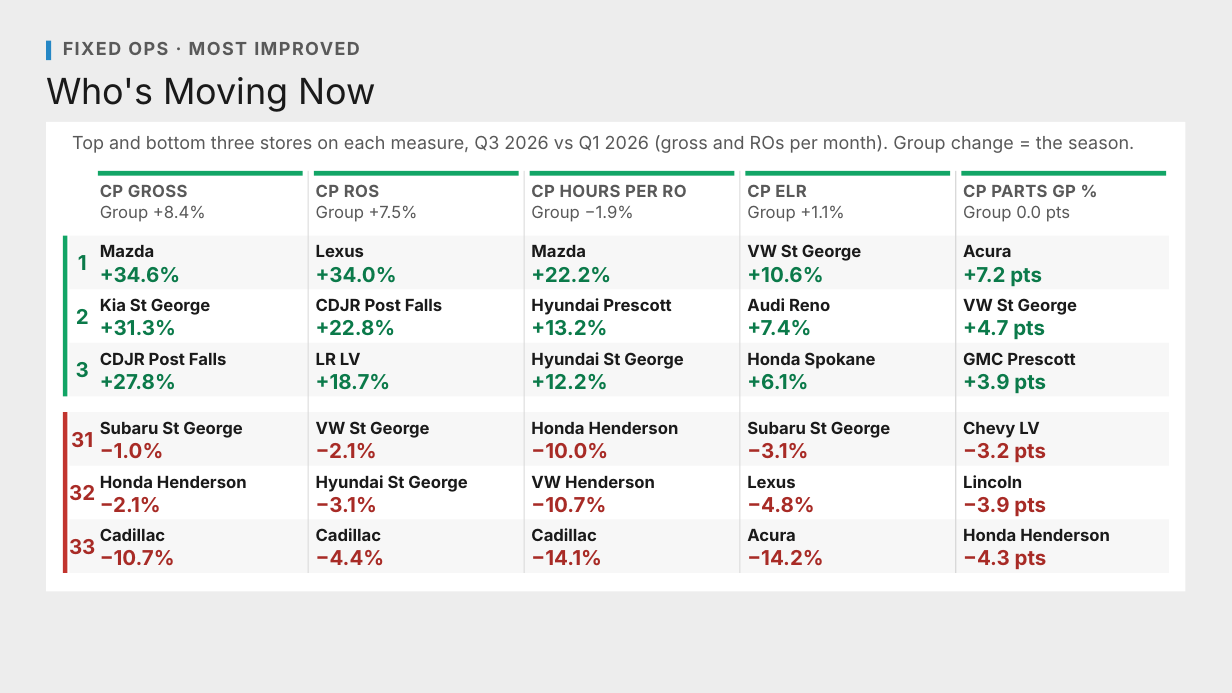
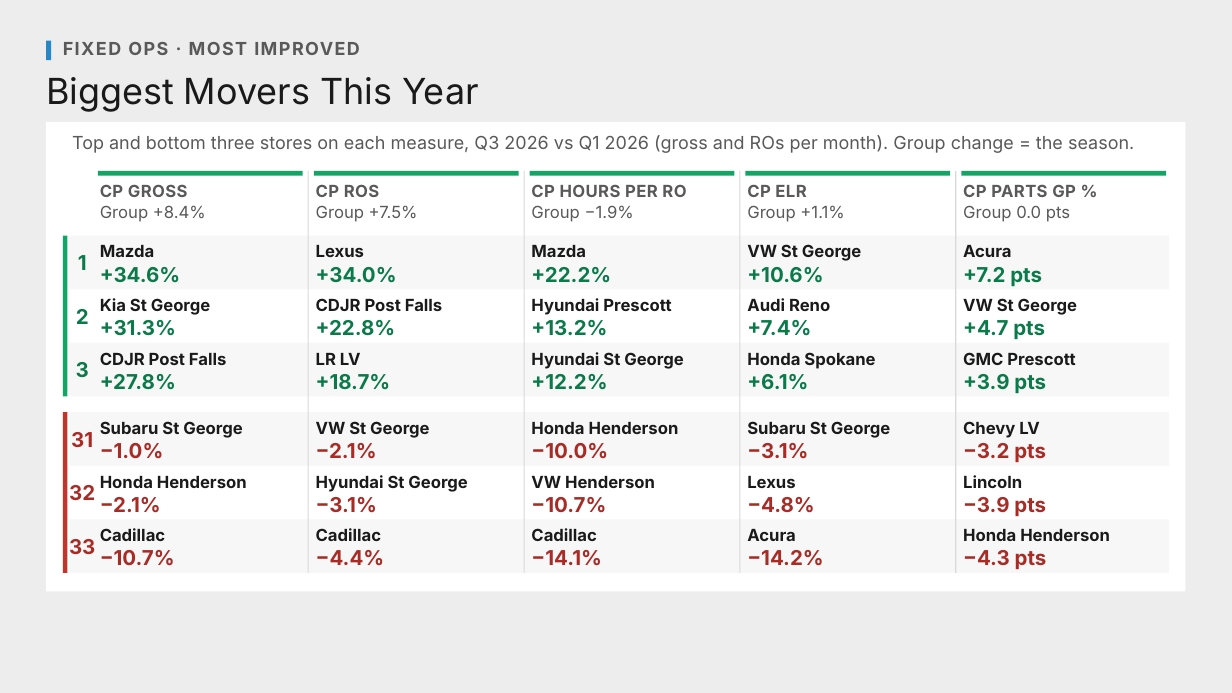
Before and after one commit to Ndresner/Noah, a slide deck: slide 3 of day2-deck/decks/Most Improved v2 - Review.pptx (slide 2 before the commit). Drawn at 1232x693 pixels with LibreOffice and Linux fonts; fonts in the diff are those of the drawing. Boxes give left, top, right and bottom in pixels: in the first picture for what was removed or moved away, otherwise in the second. Text is boxed around its words. In the diff, an @@ line names an element or a change of style, - is before the commit and + after.

```diff
--- a/day2-deck/decks/Most Improved v2 - Review.pptx
+++ b/day2-deck/decks/Most Improved v2 - Review.pptx
@@ text at (x1=46, y1=77, x2=478, y2=112): text changed @@
-Who's Moving Now
+Biggest Movers This Year
```
Also in this commit, not shown: 8 other slides changed, 1 slide added, 8 other files.
